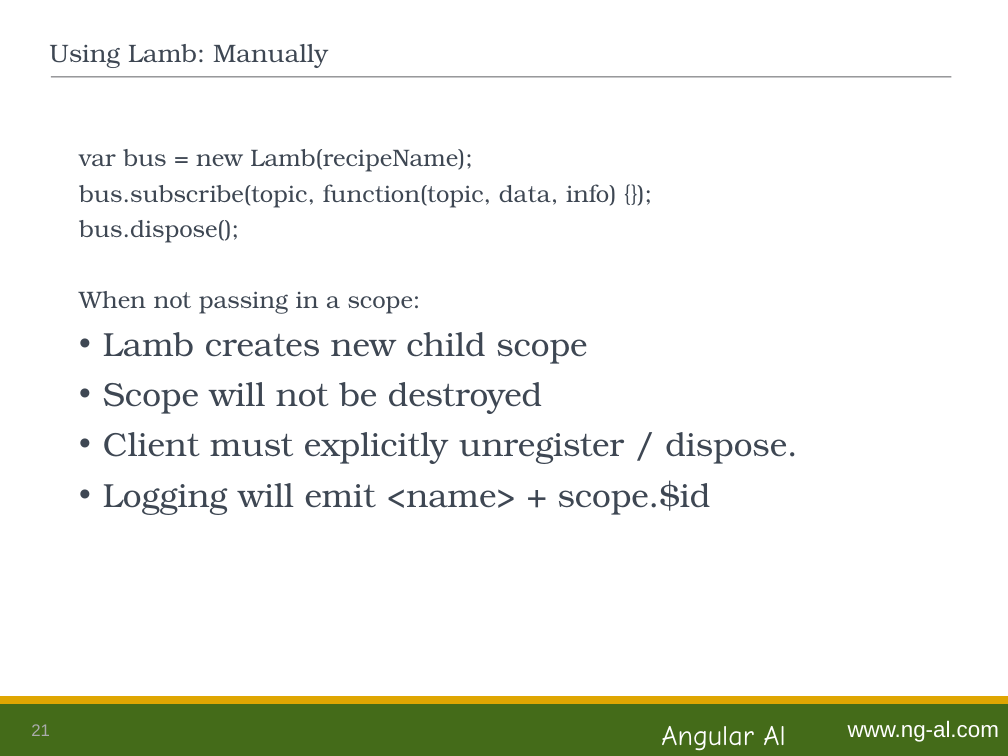
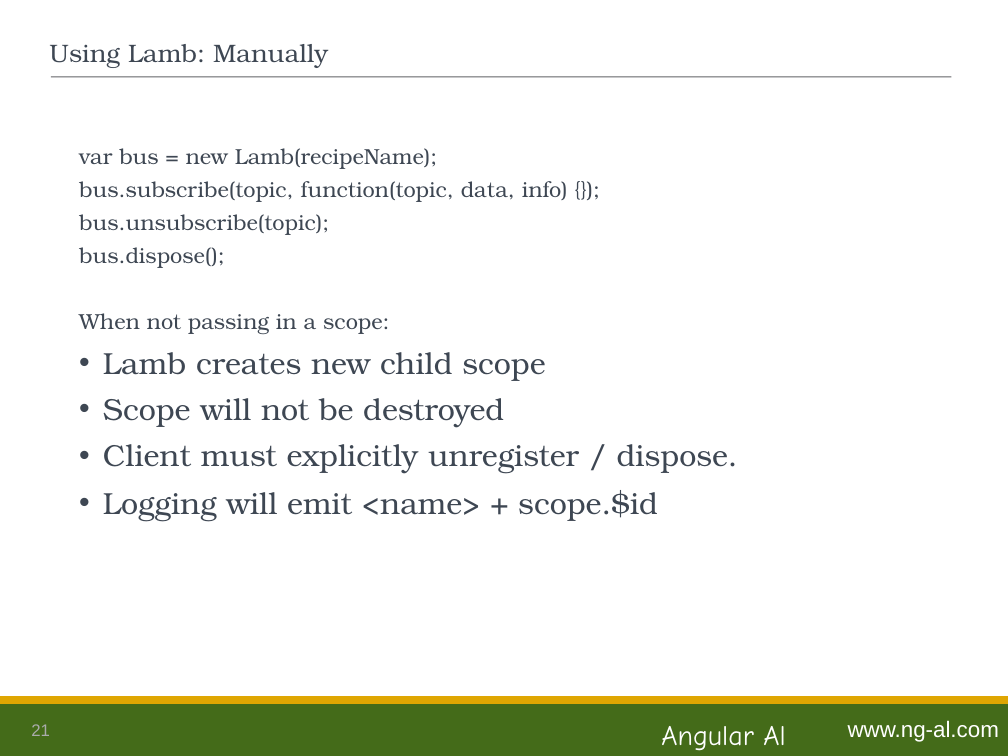
Before and after one commit to ng-al/LambSampleApp, a slide deck: slide 21 of Lamb.ppt. Drawn at 1008x756 pixels with LibreOffice and Linux fonts; fonts in the diff are those of the drawing. Boxes give left, top, right and bottom in pixels: in the first picture for what was removed or moved away, otherwise in the second. Text is boxed around its words. In the diff, an @@ line names an element or a change of style, - is before the commit and + after.

```diff
--- a/Lamb.ppt
+++ b/Lamb.ppt
@@ text at [79,148,738,522]: size 17 to 15.5 pt in "var bus = new Lamb(recipeName);", "bus.subscribe(topic, function(topic, data, info) {});", "bus.dispose();", "When not passing in a scope:"; size 23.8 to 21.7 pt in "Lamb creates new child scope", "Scope will not be destroyed", "Client must explicitly unregister / dispose.", "Logging will emit <name> + scope.$id" @@
@@ text at [79,214,329,235]: paragraph added @@
+bus.unsubscribe(topic);
```
Also in this commit, not shown: 1 other slide changed, 4 other files.
